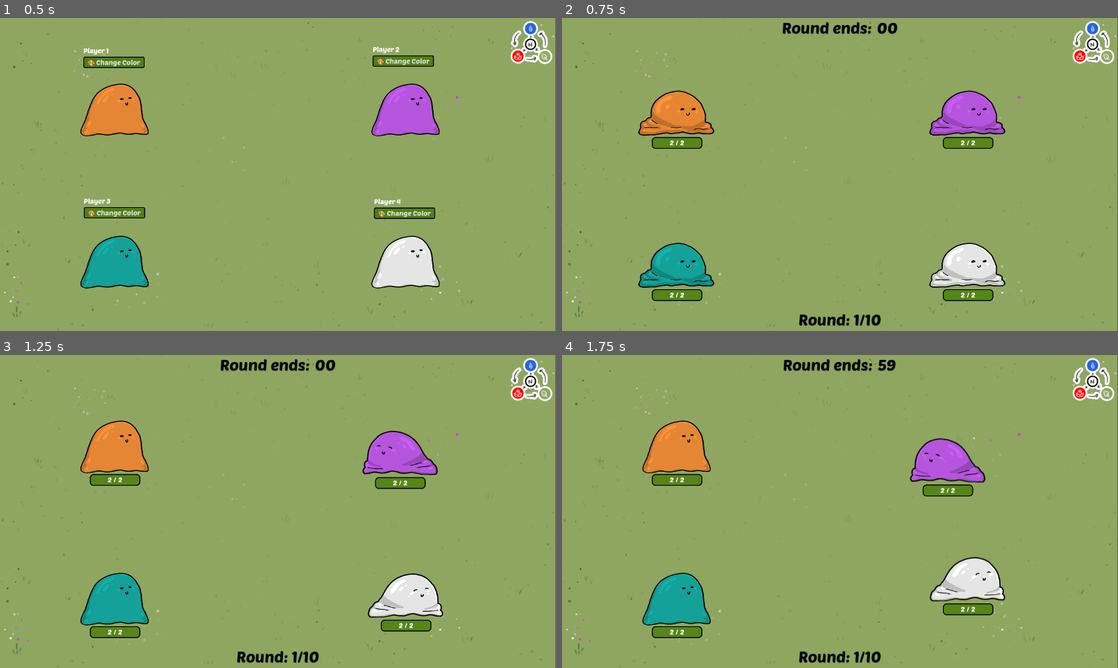
Above: before the commit, frames 1-4 (two rows, left to right).
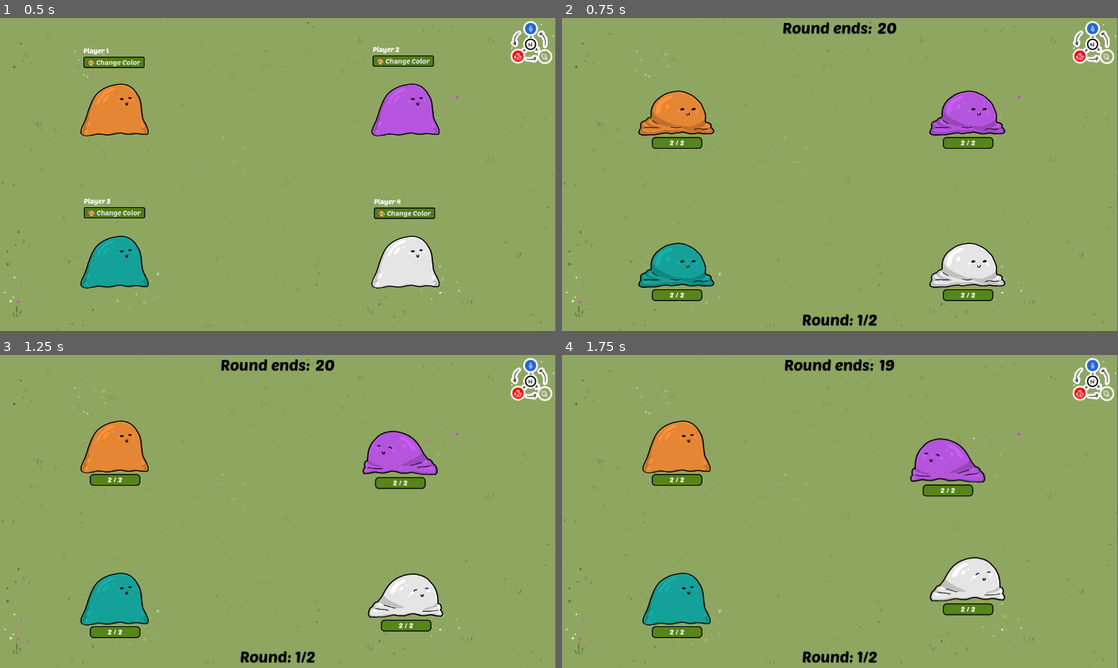
Above: after the commit, the same moments.

Repository: Galitie/mini-tyler-games
Game: Godot game, scene res://tylermon/tylermon.tscn
The game is run twice, just before and just after one commit, with the same random seed, the same clock (stepped at 60 frames per second) and the same inputs. This scene is started directly instead of the project's main scene. Sound files missing from this copy of the repository are replaced by a short silence.
Inputs (mouse positions are in pixels of both pictures, inside the frame that each line leads up to):
- Up to frame 1 (0.5 s): no input
- Up to frame 2 (0.75 s): tap Enter (start) at 0.5 s; move the mouse to (962, 158) at 0.52 s; hold Right (move_piece_right) from 0.53 s (still down); hold Enter (start) from 0.53 s (still down)
- Up to frame 3 (1.25 s): keep holding Right (move_piece_right); keep holding Enter (start); tap Space (jump) at 0.77 s
- Up to frame 4 (1.75 s): keep holding Right (move_piece_right); move the mouse to (728, 527) at 1.27 s; release Enter (start) at 1.28 s; tap Enter (start) at 1.35 s; tap Space (jump) at 1.52 s

Frame 1 is identical in both runs. In frame 2, 0.6% of the frame differs, in the area x 39-61%, y 1-99%; in frame 3, 0.6%; in frame 4, 0.8%, in the area x 39-60%, y 1-99%.
Error in both runs: Cannot call method 'get_node' on a null value. (res://tylermon/tylermon.gd:41)

Commit message:
Added additional confetti and victory sound effects for all victories

Diff:
--- a/tylermon/transition_ui.gd
+++ b/tylermon/transition_ui.gd
@@ -1,7 +1,10 @@
 extends MarginContainer
 
 @onready var title_label = $center_container/vbox/vbox/title_text
-@onready var confetti = $overlay/confetti
+@onready var large_confetti = $confetti
+@onready var sm_left_confetti = $confetti2
+@onready var sm_right_confetti = $confetti3
+
 
 var end_of_game = false
 
@@ -24,6 +27,8 @@
 	else:
 		title_label.text = "🎉 ROUND WINNERS 🎉"
 	build_nodes(winners)
+	sm_left_confetti.emitting = true
+	sm_right_confetti.emitting = true
 
 
 func clear_winners():
@@ -38,10 +43,16 @@
 	if loser_children.size() > 0:
 		for child in loser_children:
 			child.queue_free()
+	sm_left_confetti.emitting = false
+	sm_right_confetti.emitting = false
+	large_confetti.emitting = false
+
 
 func show_final_winners(winners):
 	end_of_game = true
-	confetti.emitting = true
+	large_confetti.emitting = true
+	sm_left_confetti.emitting = true
+	sm_right_confetti.emitting = true
 	if winners.size() == 1:
 		title_label.text = "✨🏆 GAME WINNER 🏆✨"
 	else:
--- a/tylermon/transition_ui.tscn
+++ b/tylermon/transition_ui.tscn
@@ -29,6 +29,25 @@
 hue_variation_min = -1.0
 hue_variation_max = 1.0
 
+[sub_resource type="ParticleProcessMaterial" id="ParticleProcessMaterial_mmh01"]
+particle_flag_disable_z = true
+emission_shape_scale = Vector3(20, 0, 1)
+emission_shape = 3
+emission_box_extents = Vector3(1, 1, 1)
+angle_min = -720.0
+angle_max = 720.0
+direction = Vector3(0, -20, 0)
+spread = 23.824
+initial_velocity_min = 267.23
+initial_velocity_max = 435.3
+angular_velocity_min = 16.36
+angular_velocity_max = 188.18
+gravity = Vector3(0, 200, 0)
+scale_min = 0.25
+color_ramp = SubResource("GradientTexture1D_4xxmb")
+hue_variation_min = -1.0
+hue_variation_max = 1.0
+
 [node name="container" type="MarginContainer"]
 custom_minimum_size = Vector2(0, 600)
 anchors_preset = 14
@@ -46,14 +65,6 @@
 [node name="overlay" type="TextureRect" parent="."]
 layout_mode = 2
 texture = ExtResource("2_gmicj")
-
-[node name="confetti" type="GPUParticles2D" parent="overlay"]
-emitting = false
-amount = 200
-process_material = SubResource("ParticleProcessMaterial_o27xt")
-texture = ExtResource("3_dtla6")
-lifetime = 4.0
-randomness = 0.1
 
 [node name="center_container" type="CenterContainer" parent="."]
 layout_mode = 2
@@ -82,3 +93,29 @@
 layout_mode = 2
 theme_override_constants/separation = 20
 alignment = 1
+
+[node name="confetti" type="GPUParticles2D" parent="."]
+emitting = false
+amount = 200
+process_material = SubResource("ParticleProcessMaterial_o27xt")
+texture = ExtResource("3_dtla6")
+lifetime = 4.0
+randomness = 0.1
+
+[node name="confetti2" type="GPUParticles2D" parent="."]
+position = Vector2(189, 505)
+emitting = false
+amount = 30
+process_material = SubResource("ParticleProcessMaterial_mmh01")
+texture = ExtResource("3_dtla6")
+lifetime = 4.0
+randomness = 0.1
+
+[node name="confetti3" type="GPUParticles2D" parent="."]
+position = Vector2(1078, 521)
+emitting = false
+amount = 30
+process_material = SubResource("ParticleProcessMaterial_mmh01")
+texture = ExtResource("3_dtla6")
+lifetime = 4.0
+randomness = 0.1
--- a/tylermon/tylermon.gd
+++ b/tylermon/tylermon.gd
@@ -78,9 +78,11 @@
 		fight_time = false
 		upgrades_counter = 0
 		var winners = get_end_of_round_winner()
+		audio_player.stream = victory
+		audio_player.play()
 		await check_for_game_end()
 		call_and_pause()
-		await show_transition("round_winners", winners, 5)
+		await show_transition("round_winners", winners, 7)
 		call_and_switch_modes()
 		upgrade_menu.visible = true
 		#command_ui.visible = false
@@ -104,8 +106,7 @@
 	if knocked_out_mons == 3:
 		round_timer.stop()
 		_on_round_timer_timeout()
-		audio_player.stream = victory
-		audio_player.play()
+
 
 
 func get_end_of_round_winner():
--- a/tylermon/tylermon.tscn
+++ b/tylermon/tylermon.tscn
@@ -14,9 +14,9 @@
 [node name="tylermon" type="Node2D"]
 scale = Vector2(0.998899, 1.00798)
 script = ExtResource("1_66guv")
-fight_length = 61
+fight_length = 21
 upgrade_length = 120
-max_rounds = 10
+max_rounds = 2
 
 [node name="Arena" parent="." instance=ExtResource("2_mlfq2")]
 z_index = -2
Not shown: 1 places in tylermon/transition_ui.tscn that only renumber resources
